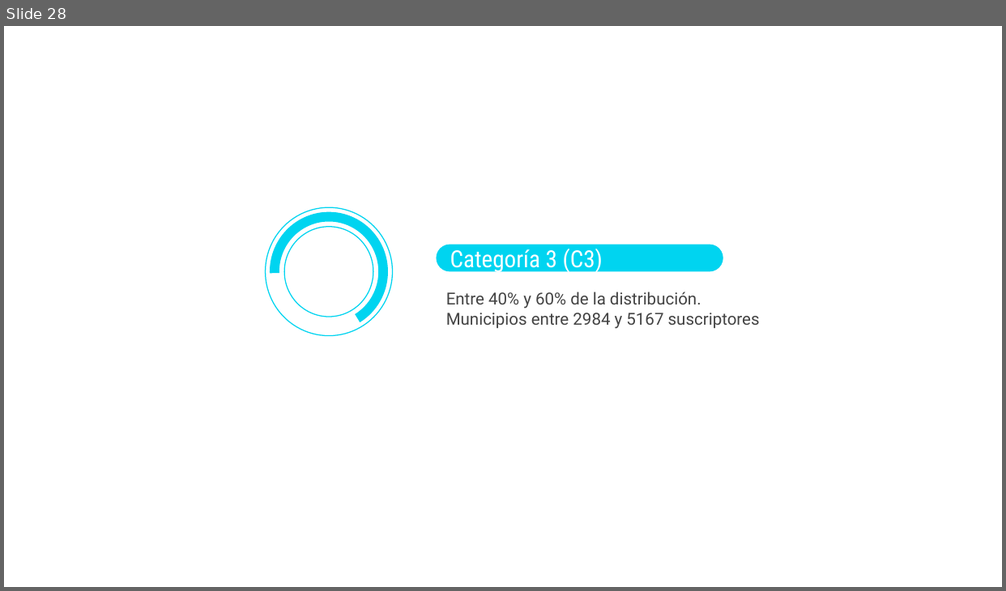
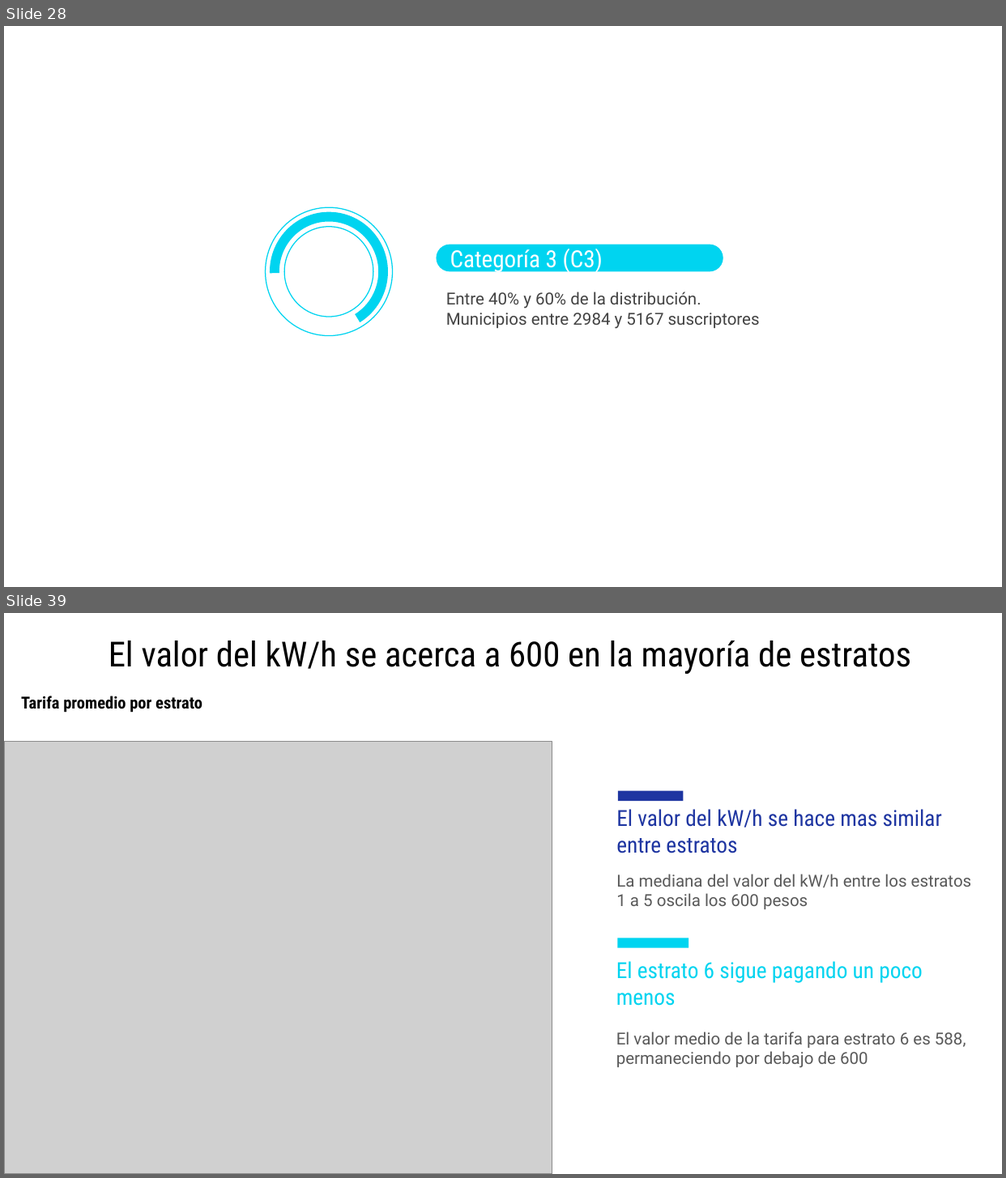
Before and after one commit to jtabordaj/research_eslatina, a slide deck: reporte_estadistico/presentacion/presentacionCategorias/presentation.pptx. Shown one above the other, each under a label of ours: slide 28 before the commit, slides 28 and 39 after it; the slides between them are not shown. The pictures are 1006x591 and 1006x1178 pixels, drawn with LibreOffice and Linux fonts; fonts in the diff are those of the drawing; grey boxes stand for pictures. Boxes give left, top, right and bottom in pixels: in the first picture for what was removed or moved away, otherwise in the second. Text is boxed around its words. In the diff, an @@ line names an element or a change of style, - is before the commit and + after.

```diff
--- a/reporte_estadistico/presentacion/presentacionCategorias/presentation.pptx
+++ b/reporte_estadistico/presentacion/presentacionCategorias/presentation.pptx
@@ slide 39 added at (4,613,1002,1174), background #FFFFFF @@
@@ title added at (108,641,911,674), 25 pt, text #000000 @@
+El valor del kW/h se acerca a 600 en la mayoría de estratos
@@ text added at (21,696,202,713), 12 pt, text #000000, bold @@
+Tarifa promedio por estrato
@@ picture added at (4,741,552,1174) @@
@@ rectangle added at (618,790,683,801), fill #1E35A1 @@
@@ text added at (616,809,942,854), 16 pt, text #1E35A1 @@
+El valor del kW/h se hace mas similar entre estratos
@@ text added at (616,874,972,909), 12 pt, text #595959 @@
+La mediana del valor del kW/h entre los estratos 1 a 5 oscila los 600 pesos
@@ rectangle added at (618,939,688,948), fill #00D4F0 @@
@@ text added at (616,961,922,1006), 16 pt, text #00D4F0 @@
+El estrato 6 sigue pagando un poco menos
@@ text added at (616,1032,966,1068), 12 pt, text #595959 @@
+El valor medio de la tarifa para estrato 6 es 588, permaneciendo por debajo de 600
```
Also in this commit, not shown: 2 slides changed, 25 other slides added, 44 other files.
